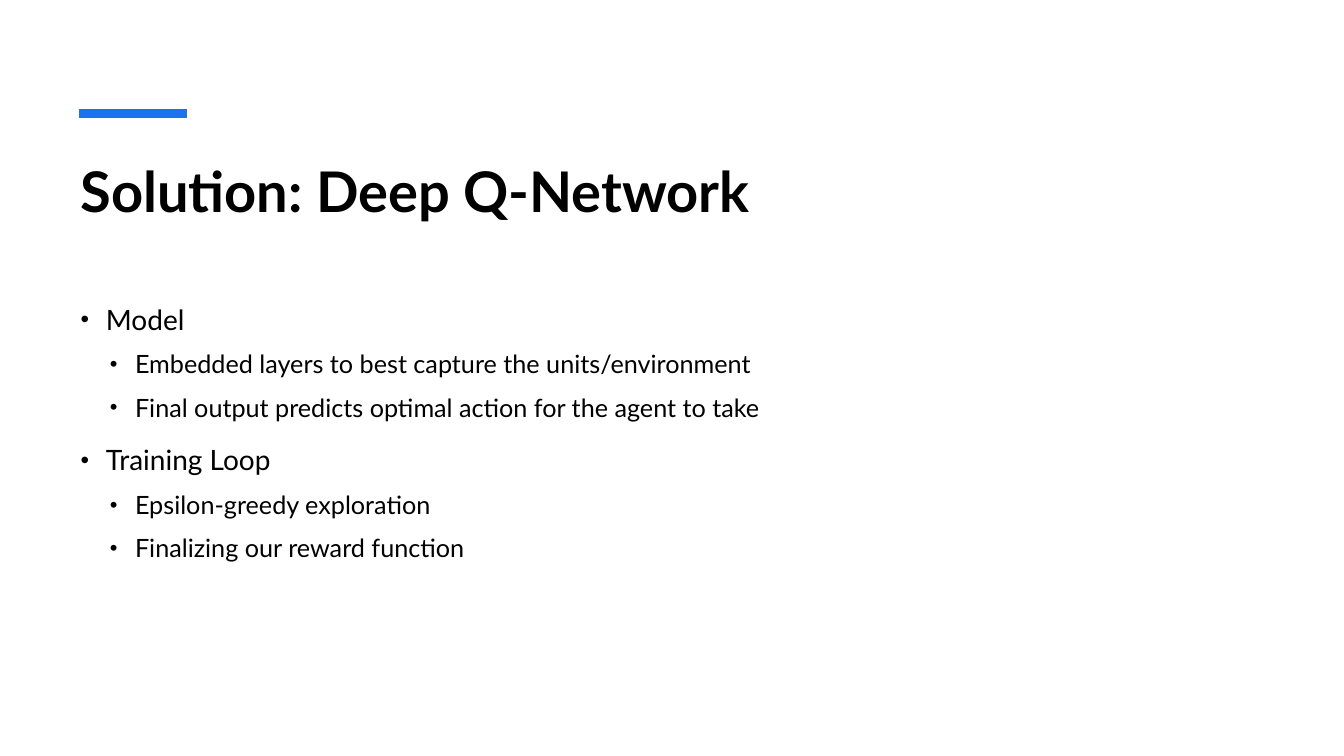
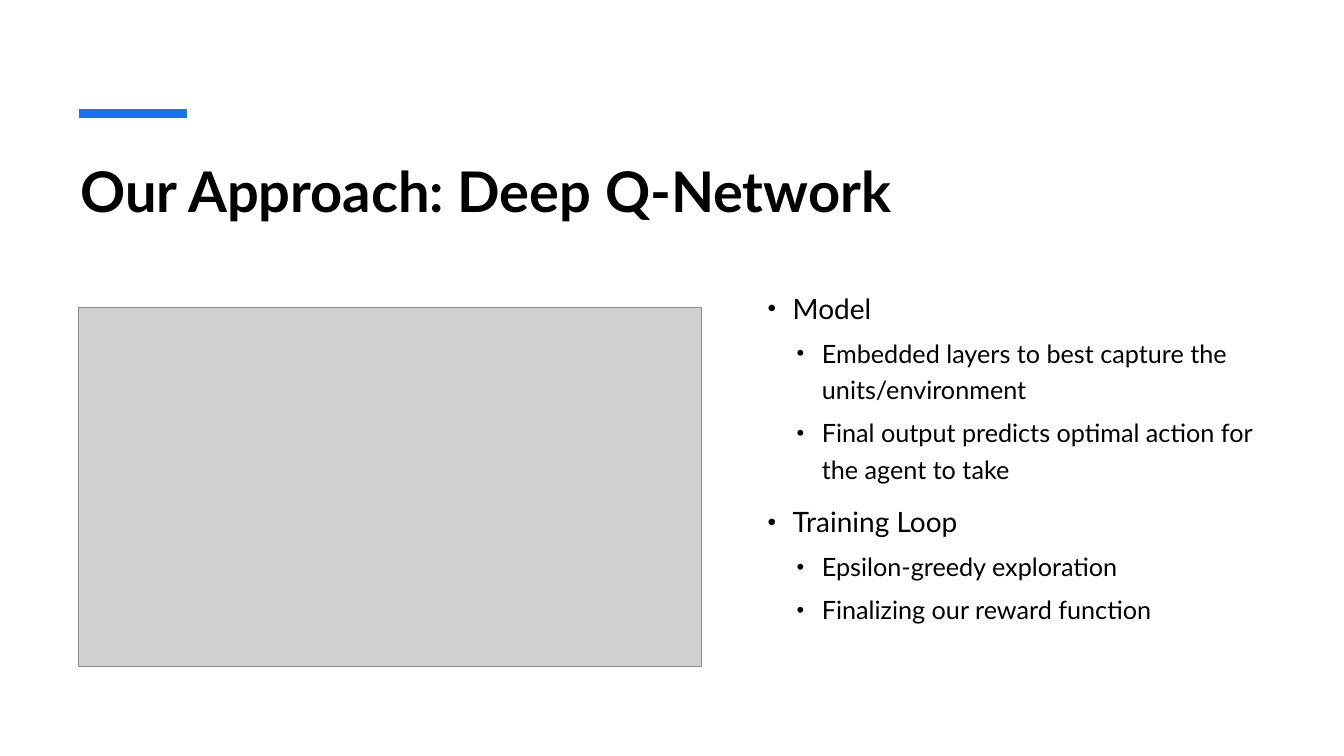
Before and after one commit to AGlebov-atbu/ds543-project, a slide deck: slide 6 of Documents/FinalPresentation.pptx. Drawn at 1344x756 pixels with LibreOffice and Linux fonts; fonts in the diff are those of the drawing; grey boxes stand for pictures. Boxes give left, top, right and bottom in pixels: in the first picture for what was removed or moved away, otherwise in the second. Text is boxed around its words. In the diff, an @@ line names an element or a change of style, - is before the commit and + after.

```diff
--- a/Documents/FinalPresentation.pptx
+++ b/Documents/FinalPresentation.pptx
@@ title at [81, 170, 891, 222]: text changed @@
-Solution: Deep Q-Network
+Our Approach: Deep Q-Network
@@ text "Model" rewrapped from [106, 309, 759, 562] to [793, 298, 1253, 624] @@
@@ picture added at [79, 308, 702, 667] @@
```
Also in this commit, not shown: 5 other slides changed.
